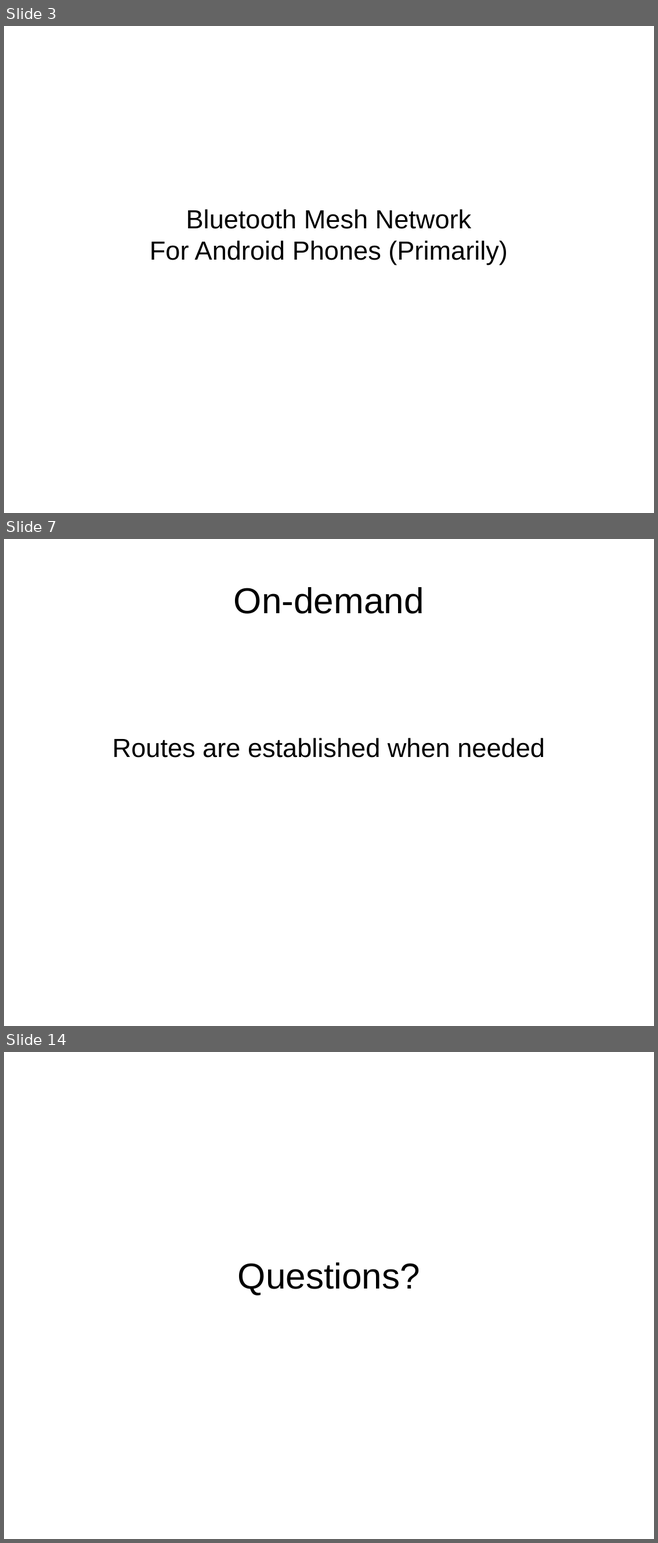
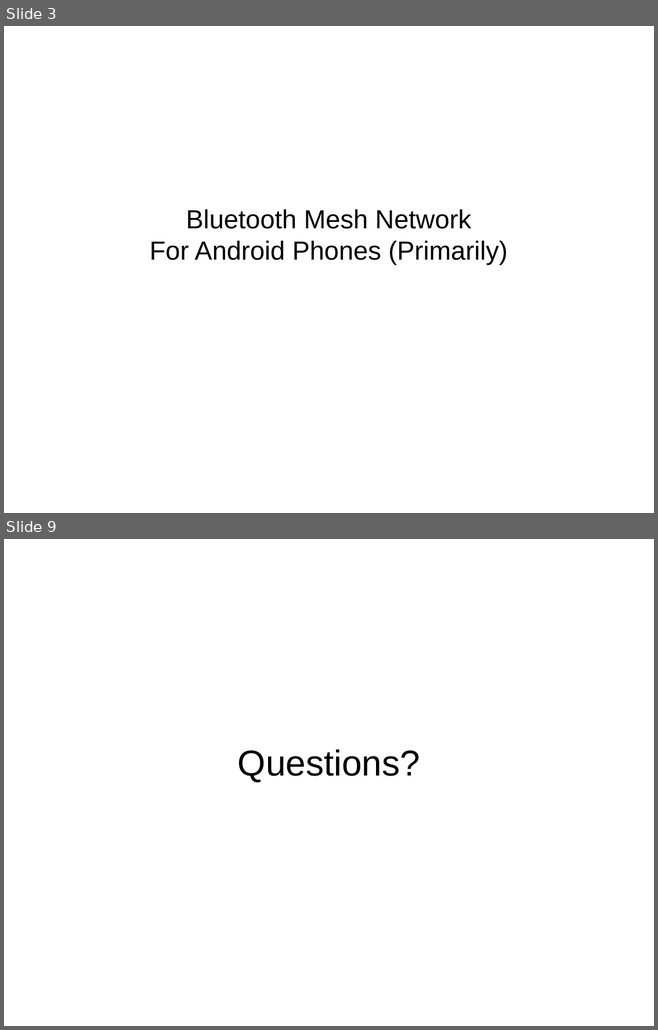
Before and after one commit to schnej7/Blue-Mesh, a slide deck: Presentations/RCOS_Presentation_2-5-2013.odp. Shown one above the other, each under a label of ours: slides 3, 7 and 14 before the commit, slides 3 and 9 after it; the slides between them are not shown. The pictures are 658x1543 and 658x1030 pixels, drawn with LibreOffice and Linux fonts; fonts in the diff are those of the drawing. Boxes give left, top, right and bottom in pixels: in the first picture for what was removed or moved away, otherwise in the second. Text is boxed around its words. In the diff, an @@ line names an element or a change of style, - is before the commit and + after.

```diff
--- a/Presentations/RCOS_Presentation_2-5-2013.odp
+++ b/Presentations/RCOS_Presentation_2-5-2013.odp
@@ slide 7 removed at (4,539,654,1026), background #FFFFFF @@
@@ title removed at (234,587,424,614) @@
-On-demand
@@ subtitle removed at (112,738,545,758) @@
-Routes are established when needed
@@ what was slide 14 is now slide 9 @@
```
Also in this commit, not shown: 5 slides added, 9 other slides removed.
